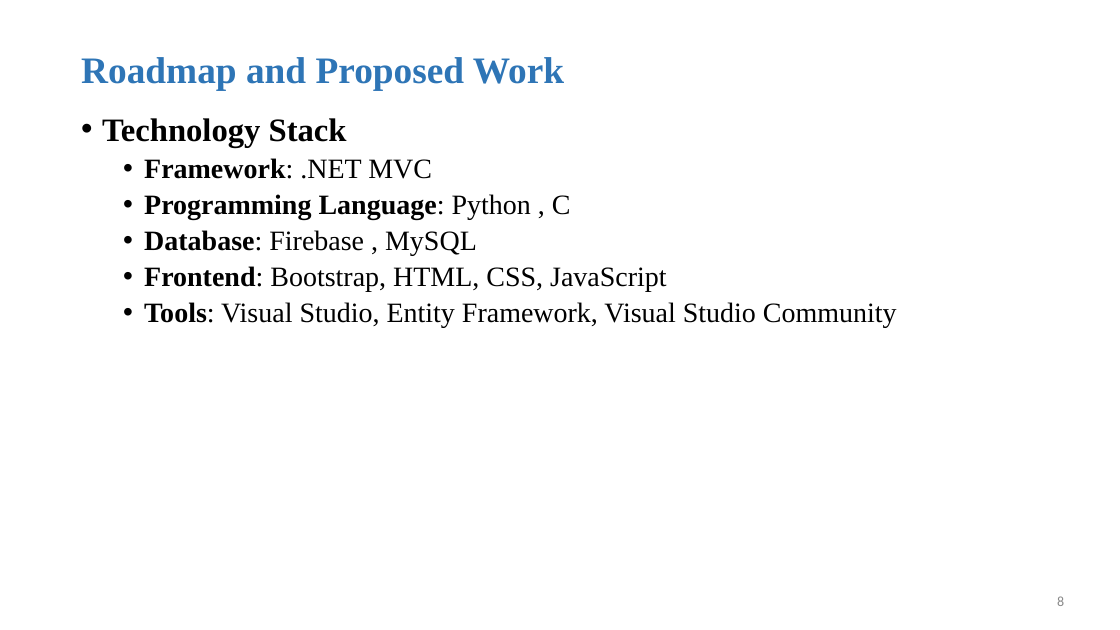
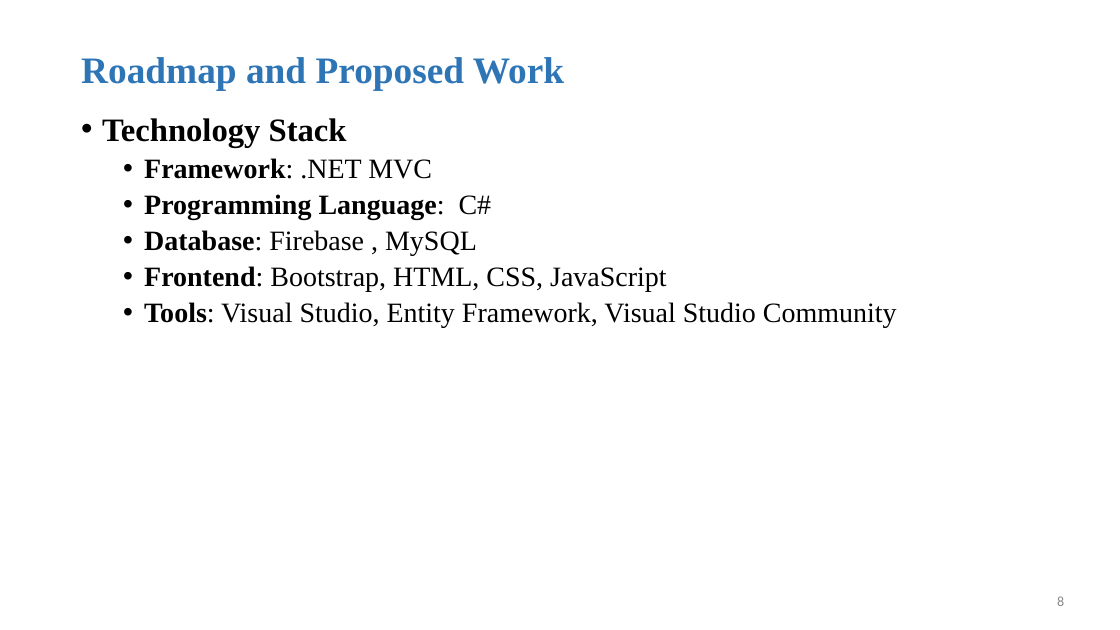
Before and after one commit to trishanya921/.netmvc, a slide deck: slide 8 of review1.ppt. Drawn at 1120x630 pixels with LibreOffice and Linux fonts; fonts in the diff are those of the drawing; background and template pictures are left out. Boxes give left, top, right and bottom in pixels: in the first picture for what was removed or moved away, otherwise in the second. Text is boxed around its words. In the diff, an @@ line names an element or a change of style, - is before the commit and + after.

```diff
--- a/review1.ppt
+++ b/review1.ppt
@@ text at bbox=[144, 194, 492, 219]: text changed @@
-  • Programming Language: Python , C
+  • Programming Language: C#
```
Also in this commit, not shown: 1 other slide changed, 2 other files.
